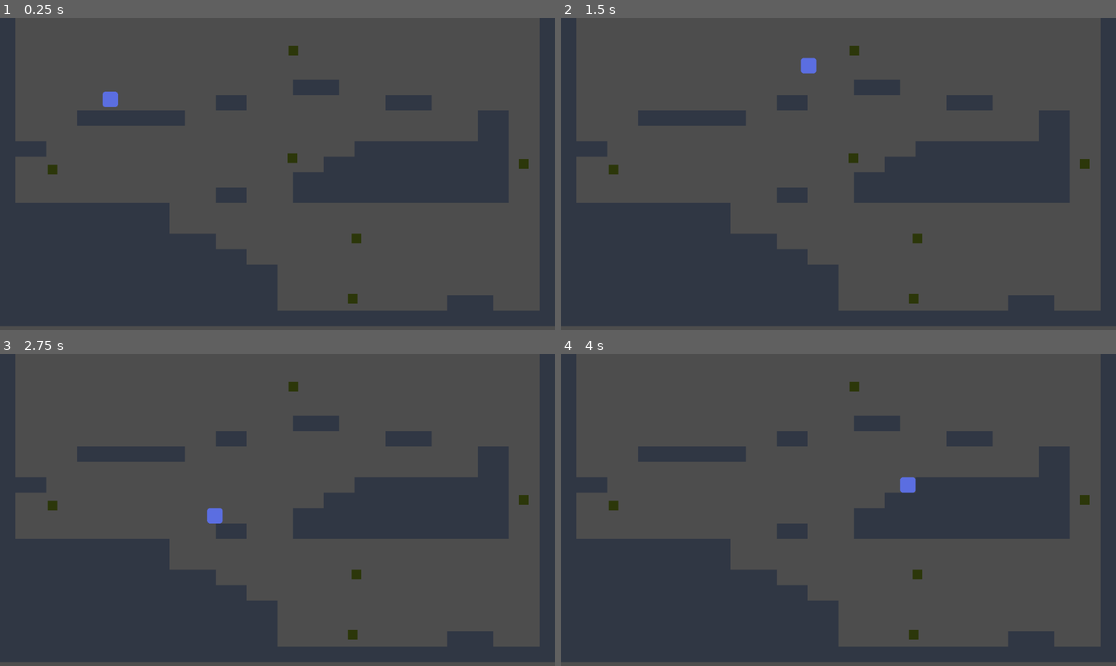
Above: before the commit, frames 1-4 (two rows, left to right).
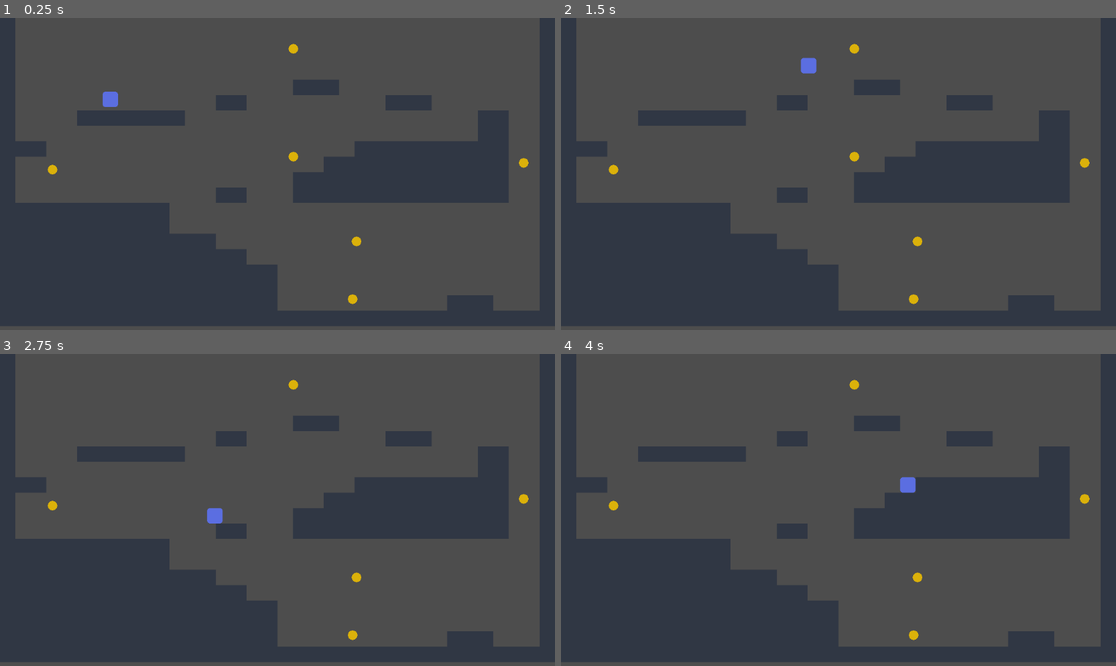
Above: after the commit, the same moments.

Repository: QatariGameDev/project_square
Game: Godot game, scene res://scenes/qgd_playground.tscn
Same seed, same stepped clock (60 frames per second), same inputs: the game is played once before the commit and once after it. The project has no main scene, so this scene is started directly.
Inputs:
- Up to frame 1 (0.25 s): no input
- Up to frame 2 (1.5 s): tap Enter at 0.5 s; hold D (right) from 0.53 s (still down); tap Space (jump) at 0.77 s
- Up to frame 3 (2.75 s): tap Space (jump) at 1.52 s; release D (right) at 2.03 s; hold A (left) from 2.03 s (still down)
- Up to frame 4 (4 s): release A (left) at 2.78 s; hold D (right) from 2.78 s (still down); tap Space (jump) at 3.02, 3.77 s

The runs differ from the first frame. In frame 1, 0.4% of the frame differs, in the area x 8-96%, y 8-92%; in frame 2, 0.4%; in frame 3, 0.3%; in frame 4, 0.3%.

Commit message:
Removed the Pickup Placeholder files and updated qgd_playground

Diff:
--- a/scenes/placeholder_pickup.tscn
+++ /dev/null
@@ -1,22 +0,0 @@
-[gd_scene load_steps=4 format=3 uid="uid://dveln1ndcvsdy"]
-
-[ext_resource type="Script" path="res://scripts/placeholder_pickup.gd" id="1_31af1"]
-[ext_resource type="Texture2D" uid="uid://bse10pnr0kar8" path="res://scenes/playground/sprites/Tile.png" id="2_qf0gd"]
-
-[sub_resource type="RectangleShape2D" id="RectangleShape2D_iiglu"]
-
-[node name="Pickup" type="Area2D"]
-collision_layer = 4
-collision_mask = 2
-script = ExtResource("1_31af1")
-
-[node name="CollisionShape2D" type="CollisionShape2D" parent="."]
-shape = SubResource("RectangleShape2D_iiglu")
-
-[node name="Tile" type="Sprite2D" parent="."]
-modulate = Color(0.92549, 1, 0.156863, 1)
-position = Vector2(-2.38419e-07, -2.38419e-07)
-scale = Vector2(0.625, 0.625)
-texture = ExtResource("2_qf0gd")
-
-[connection signal="body_entered" from="." to="." method="_on_body_entered"]
--- a/scenes/qgd_playground.tscn
+++ b/scenes/qgd_playground.tscn
@@ -3,7 +3,7 @@
 [ext_resource type="Texture2D" uid="uid://bse10pnr0kar8" path="res://scenes/playground/sprites/Tile.png" id="1_jikan"]
 [ext_resource type="Script" path="res://scripts/level_manager.gd" id="1_nujle"]
 [ext_resource type="PackedScene" uid="uid://nsil50a8st3v" path="res://scenes/player/player.tscn" id="2_xome1"]
-[ext_resource type="PackedScene" uid="uid://dveln1ndcvsdy" path="res://scenes/placeholder_pickup.tscn" id="4_jcajj"]
+[ext_resource type="PackedScene" uid="uid://blxsmv0ufisq" path="res://scenes/circle.tscn" id="4_ahc4v"]
 
 [sub_resource type="TileSetAtlasSource" id="TileSetAtlasSource_1kh4f"]
 texture = ExtResource("1_jikan")
@@ -33,20 +33,20 @@
 
 [node name="Collections" type="Node2D" parent="."]
 
-[node name="Pickup" parent="Collections" instance=ExtResource("4_jcajj")]
+[node name="Circle" parent="Collections" instance=ExtResource("4_ahc4v")]
 position = Vector2(109, 315)
 
-[node name="Pickup2" parent="Collections" instance=ExtResource("4_jcajj")]
-position = Vector2(740, 458)
+[node name="Circle2" parent="Collections" instance=ExtResource("4_ahc4v")]
+position = Vector2(740, 464)
 
-[node name="Pickup3" parent="Collections" instance=ExtResource("4_jcajj")]
-position = Vector2(1087, 303)
+[node name="Circle3" parent="Collections" instance=ExtResource("4_ahc4v")]
+position = Vector2(1087, 301)
 
-[node name="Pickup4" parent="Collections" instance=ExtResource("4_jcajj")]
-position = Vector2(609, 68)
+[node name="Circle4" parent="Collections" instance=ExtResource("4_ahc4v")]
+position = Vector2(609, 64)
 
-[node name="Pickup5" parent="Collections" instance=ExtResource("4_jcajj")]
-position = Vector2(607, 291)
+[node name="Circle5" parent="Collections" instance=ExtResource("4_ahc4v")]
+position = Vector2(609, 288)
 
-[node name="Pickup6" parent="Collections" instance=ExtResource("4_jcajj")]
-position = Vector2(732, 583)
+[node name="Circle6" parent="Collections" instance=ExtResource("4_ahc4v")]
+position = Vector2(732, 584)
--- a/scripts/placeholder_pickup.gd
+++ /dev/null
@@ -1,16 +0,0 @@
-extends Area2D
-
-signal collected
-
-func _ready():
-	#hint Autoload (GroupNames)
-	add_to_group(GroupNames.PickupGroup)
-	var scene = get_tree().current_scene
-	if scene.has_method("check_if_win"):
-		connect("collected", Callable(scene, "check_if_win"))
-
-
-func _on_body_entered(body):
-	if body.is_in_group(GroupNames.PlayerGroup):
-		emit_signal("collected")
-		call_deferred("queue_free")
